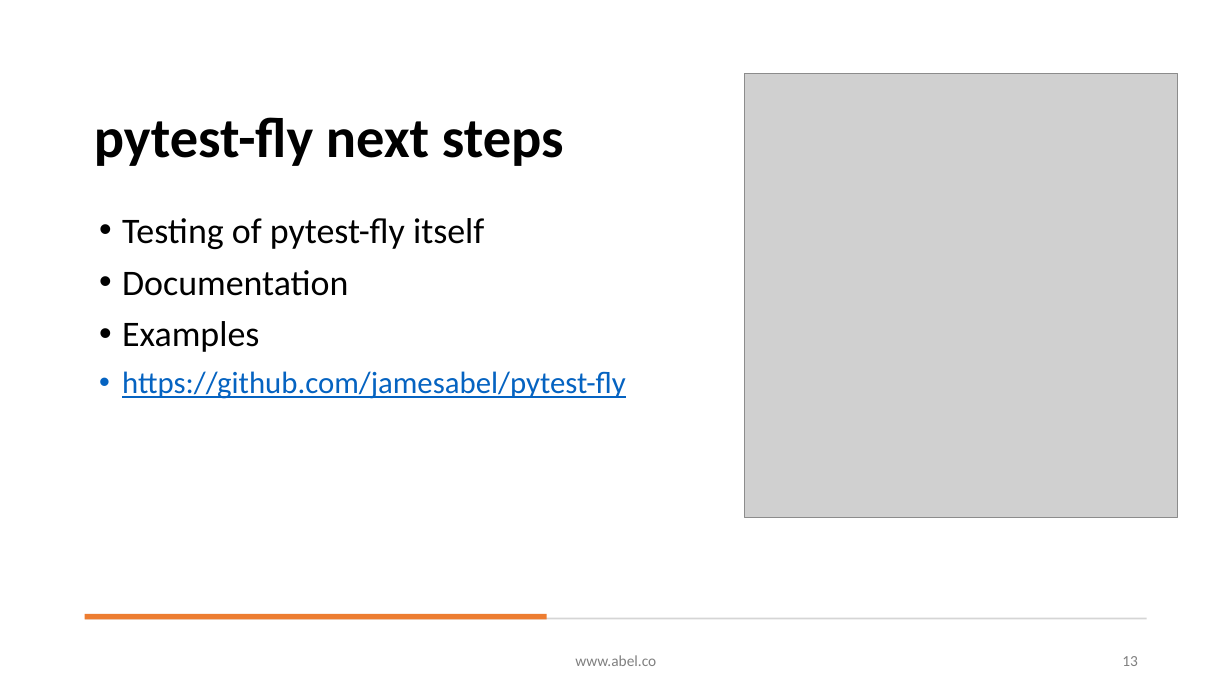
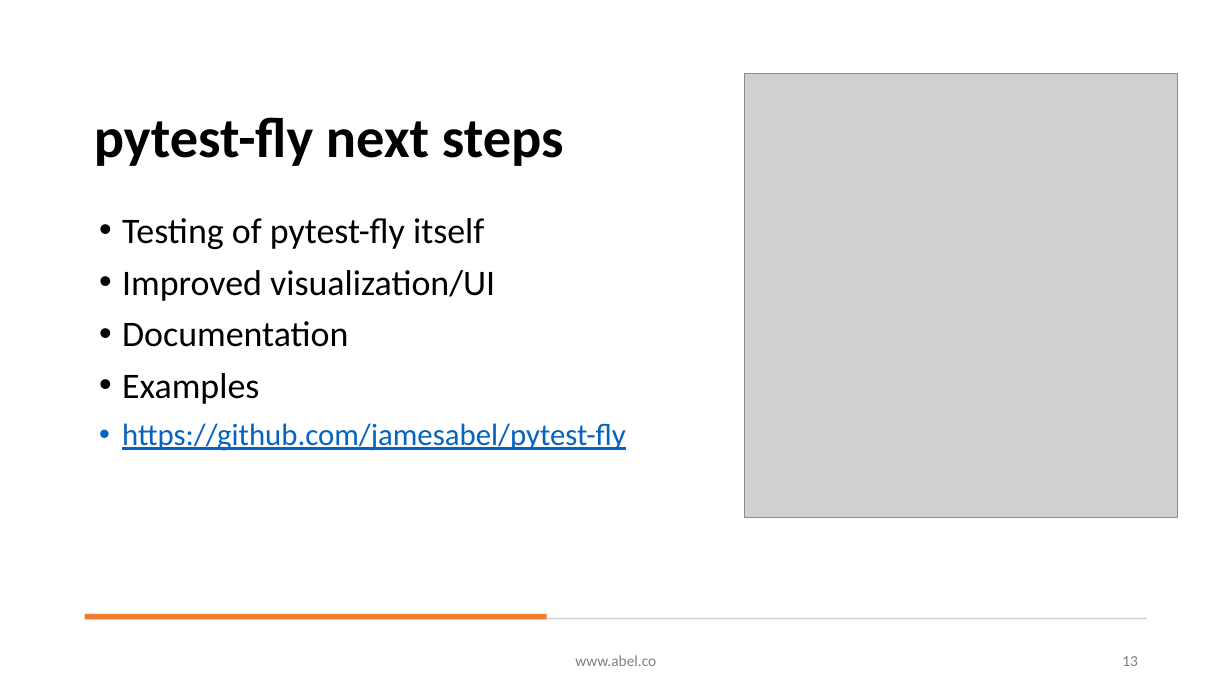
Before and after one commit to jamesabel/pytest-fly, a slide deck: slide 13 of docs/speeding_up_pytest_runs_SFPython_4_10_24.pptx. Drawn at 1232x693 pixels with LibreOffice and Linux fonts; fonts in the diff are those of the drawing; grey boxes stand for pictures. Boxes give left, top, right and bottom in pixels: in the first picture for what was removed or moved away, otherwise in the second. Text is boxed around its words. In the diff, an @@ line names an element or a change of style, - is before the commit and + after.

Commit message:
update SF Python presentation

```diff
--- a/docs/speeding_up_pytest_runs_SFPython_4_10_24.pptx
+++ b/docs/speeding_up_pytest_runs_SFPython_4_10_24.pptx
@@ text at (122,270,495,301): paragraph added @@
+• Improved visualization/UI
```
Also in this commit, not shown: 1 other file.
